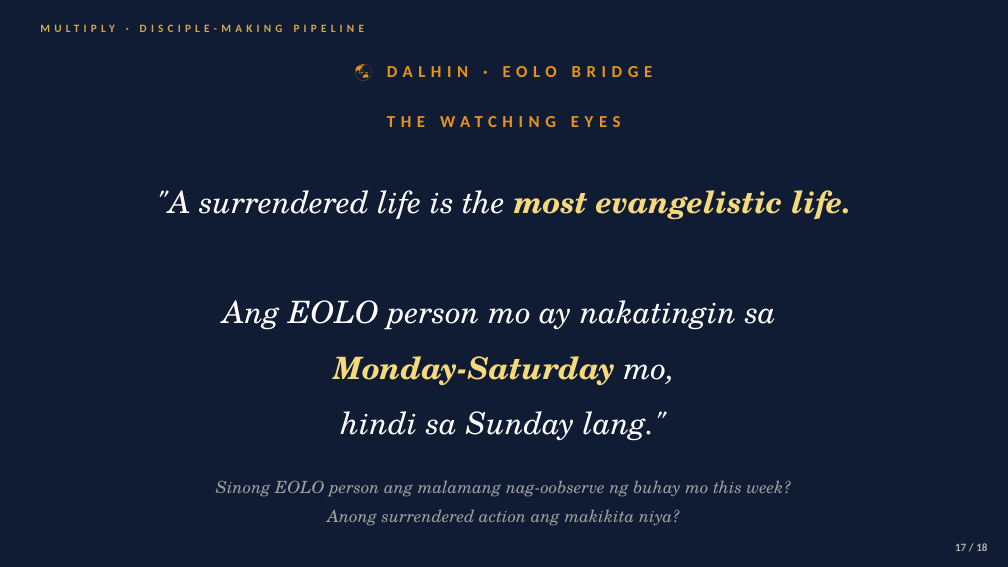
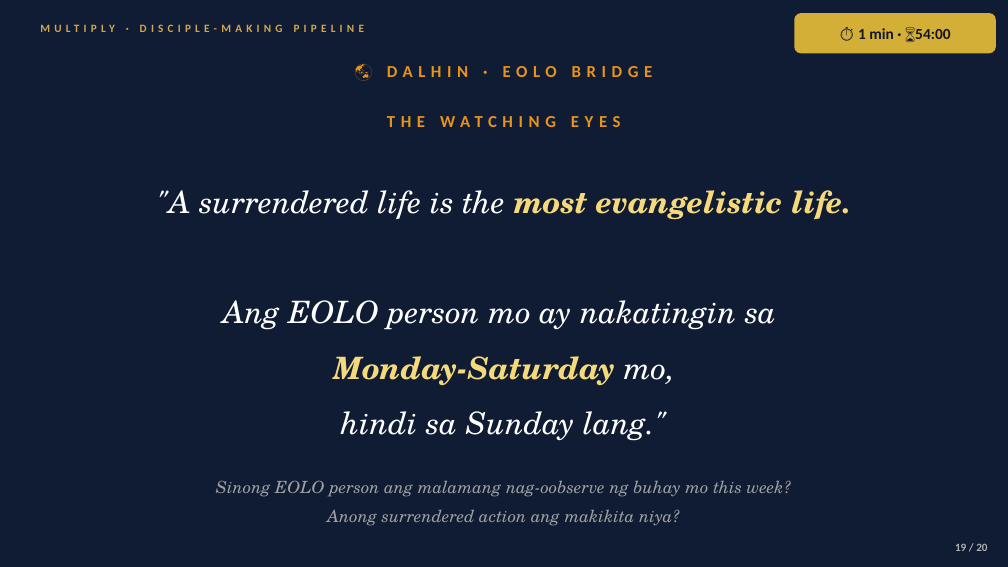
Before and after one commit to gejable1/multiply, a slide deck: slide 19 of lessons/btli101_xrw5fg/btli1_l3_slides.pptx (slide 17 before the commit). Drawn at 1008x567 pixels with LibreOffice and Linux fonts; fonts in the diff are those of the drawing. Boxes give left, top, right and bottom in pixels: in the first picture for what was removed or moved away, otherwise in the second. Text is boxed around its words. In the diff, an @@ line names an element or a change of style, - is before the commit and + after.

```diff
--- a/lessons/btli101_xrw5fg/btli1_l3_slides.pptx
+++ b/lessons/btli101_xrw5fg/btli1_l3_slides.pptx
@@ rounded rectangle added at (794, 13, 996, 53), fill #D4AF37, 11 pt, text #141628, bold @@
+⏱ 1 min · ⌛54:00
@@ text at (955, 543, 987, 551): text changed @@
-17 / 18
+19 / 20
```
Also in this commit, not shown: 17 other slides changed, 2 slides added.
